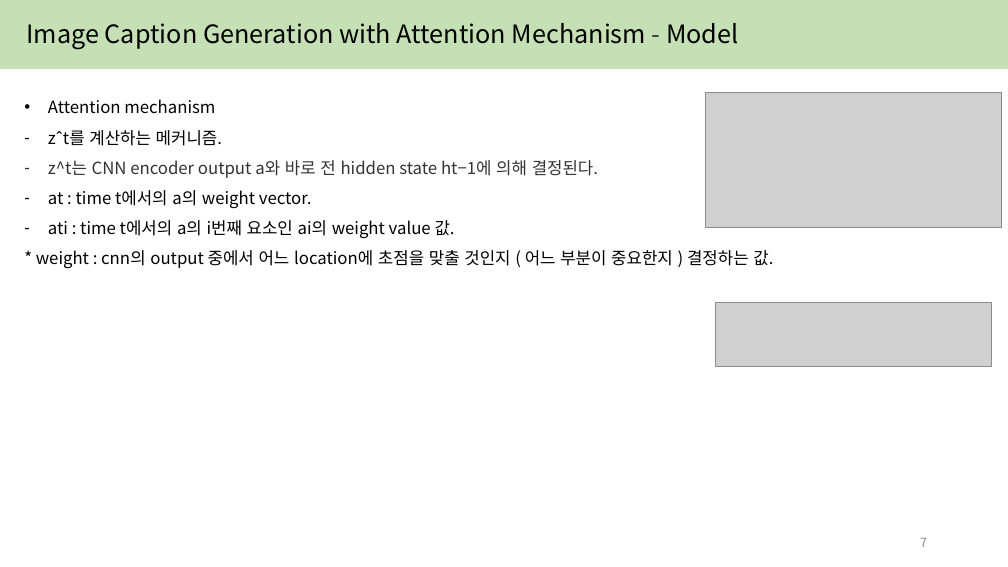
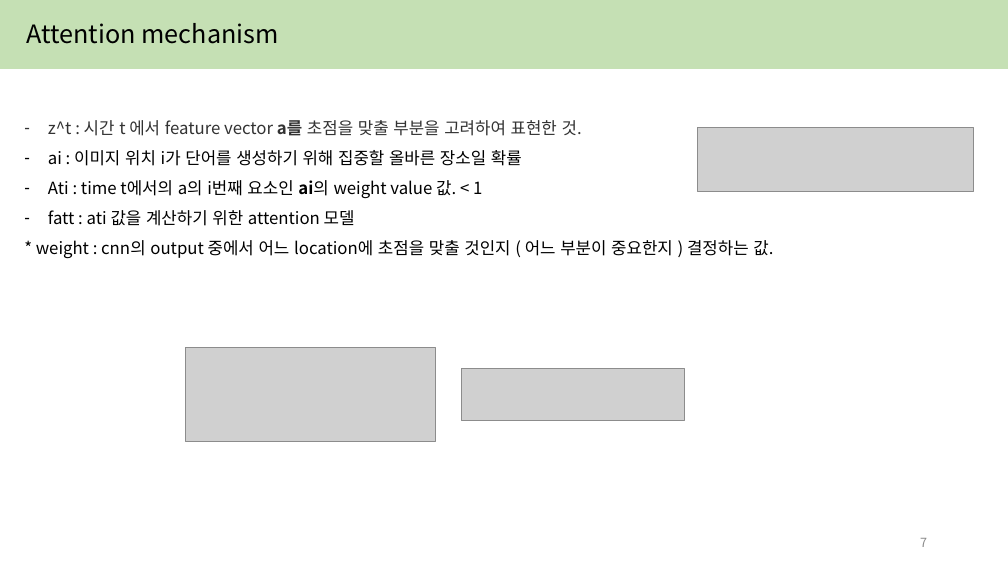
Before and after one commit to yejin087/study_image_caption, a slide deck: slide 7 of 4주차.pptx. Drawn at 1008x567 pixels with LibreOffice and Linux fonts; fonts in the diff are those of the drawing; grey boxes stand for pictures. Boxes give left, top, right and bottom in pixels: in the first picture for what was removed or moved away, otherwise in the second. Text is boxed around its words. In the diff, an @@ line names an element or a change of style, - is before the commit and + after.

```diff
--- a/4주차.pptx
+++ b/4주차.pptx
@@ text at <box>27,23,279,44</box>: text changed @@
-Image Caption Generation with Attention Mechanism - Model
+Attention mechanism
@@ text at <box>48,120,582,226</box>: text changed @@
-• Attention mechanism
-– zˆt를 계산하는 메커니즘.
-– z^t는 CNN encoder output a와 바로 전 hidden state ht−1에 의해 결정된다.
-– at : time t에서의 a의 weight vector.
-– ati : time t에서의 a의 i번째 요소인 ai의 weight value 값.
+– z^t : 시간 t 에서 feature vector a를 초점을 맞출 부분을 고려하여 표현한 것.
+– ai : 이미지 위치 i가 단어를 생성하기 위해 집중할 올바른 장소일 확률
+– Ati : time t에서의 a의 i번째 요소인 ai의 weight value 값. < 1
+– fatt : ati 값을 계산하기 위한 attention 모델
@@ picture: place and size @@
-picture at <box>715,302,991,366</box>
+picture at <box>698,127,974,191</box>
@@ picture: place and size @@
-picture at <box>706,92,1002,227</box>
+picture at <box>185,348,436,442</box>
@@ picture added at <box>461,368,684,420</box> @@
```
Also in this commit, not shown: 6 other slides changed, 2 slides added.
